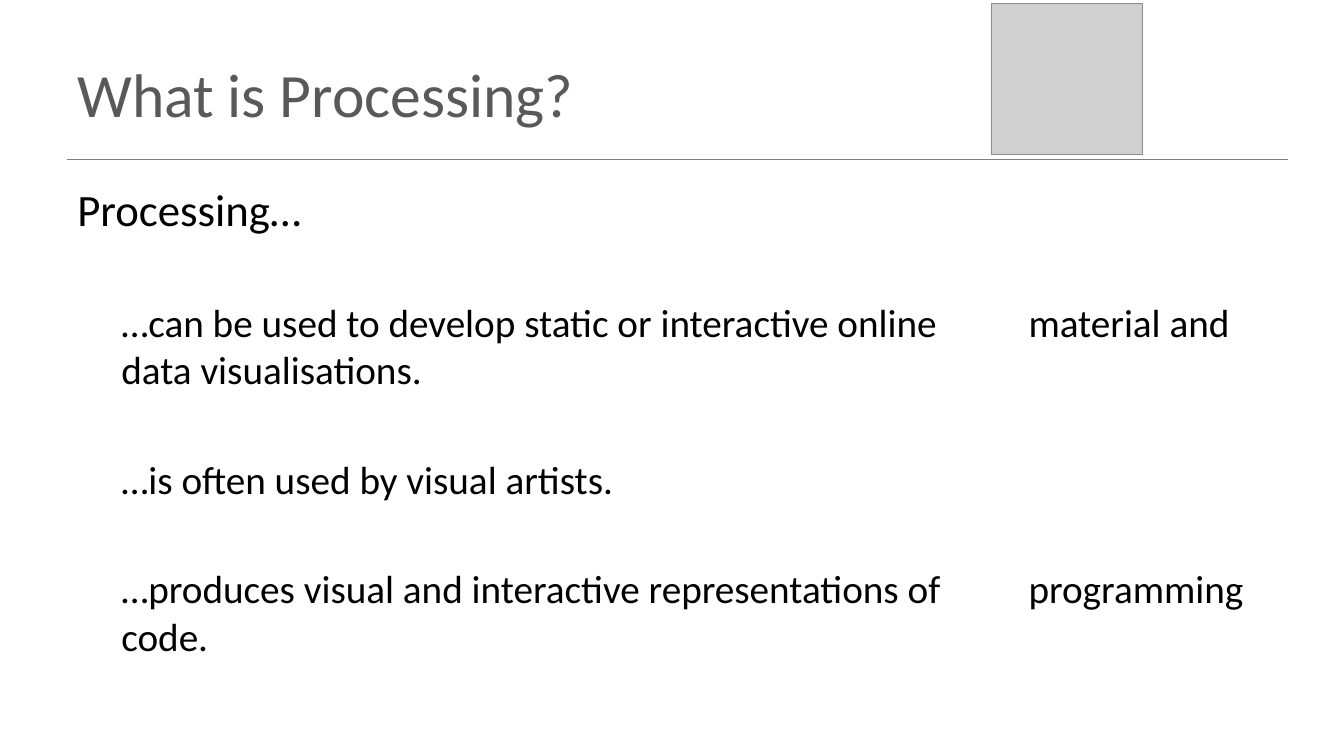
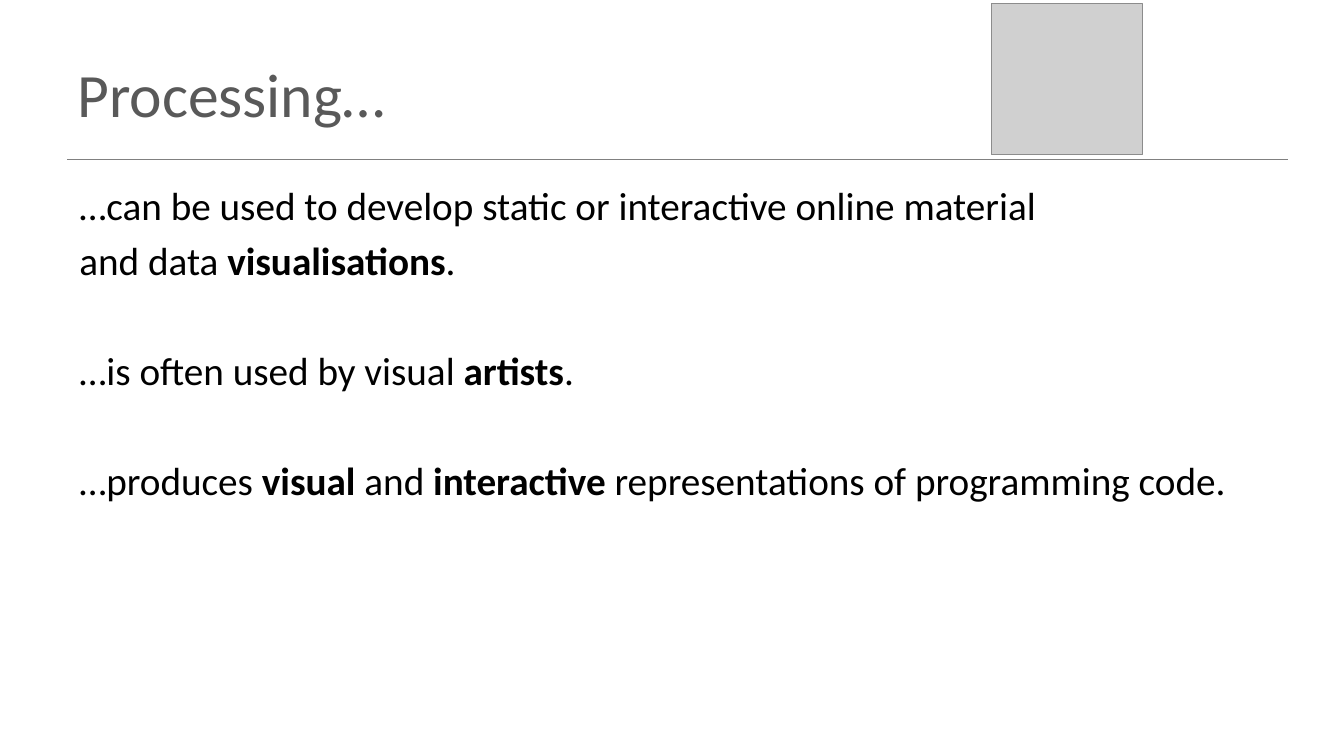
Before and after one commit to wit-hdip-comp-sci-2019/wit-hdip-comp-sci-2019.github.io, a slide deck: slide 19 of g1-induction/unit-1-semester-1/talk-3-programming/a-intro-to-programming.pptx (slide 14 before the commit). Drawn at 1344x756 pixels with LibreOffice and Linux fonts; fonts in the diff are those of the drawing; grey boxes stand for pictures. Boxes give left, top, right and bottom in pixels: in the first picture for what was removed or moved away, otherwise in the second. Text is boxed around its words. In the diff, an @@ line names an element or a change of style, - is before the commit and + after.

```diff
--- a/g1-induction/unit-1-semester-1/talk-3-programming/a-intro-to-programming.pptx
+++ b/g1-induction/unit-1-semester-1/talk-3-programming/a-intro-to-programming.pptx
@@ title at [77, 74, 384, 128]: text changed @@
-What is Processing?
+Processing…
@@ text at [79, 192, 1036, 276]: text changed @@
-Processing…
-  …can be used to develop static or interactive online material and data visualisations.
+  …can be used to develop static or interactive online material
+  and data visualisations.
@@ text at [79, 357, 1226, 502]: bold on in "artists.", "visual interactive" @@
```
Also in this commit, not shown: 10 other slides changed, 8 slides added, 3 slides removed, 11 other files.
